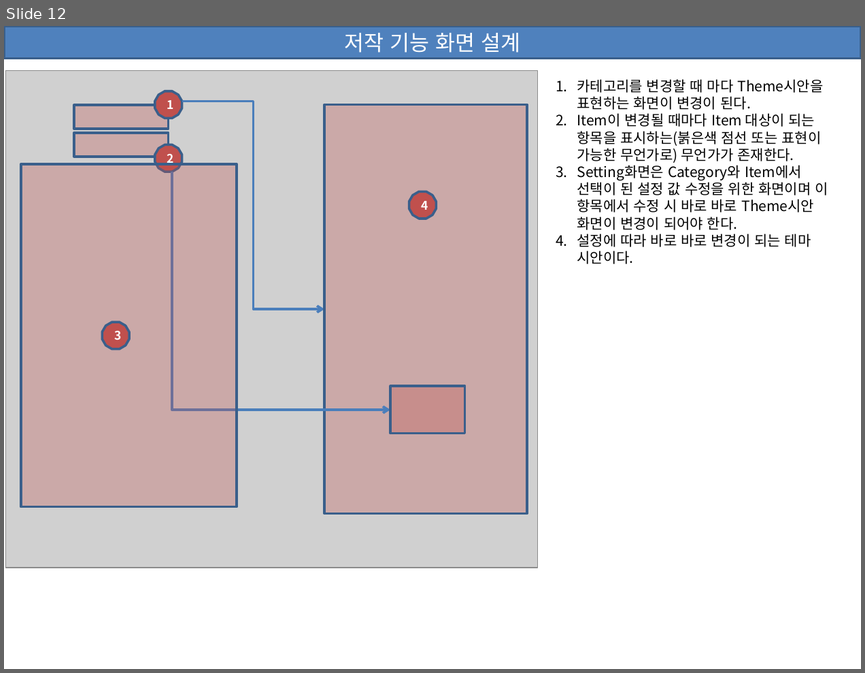
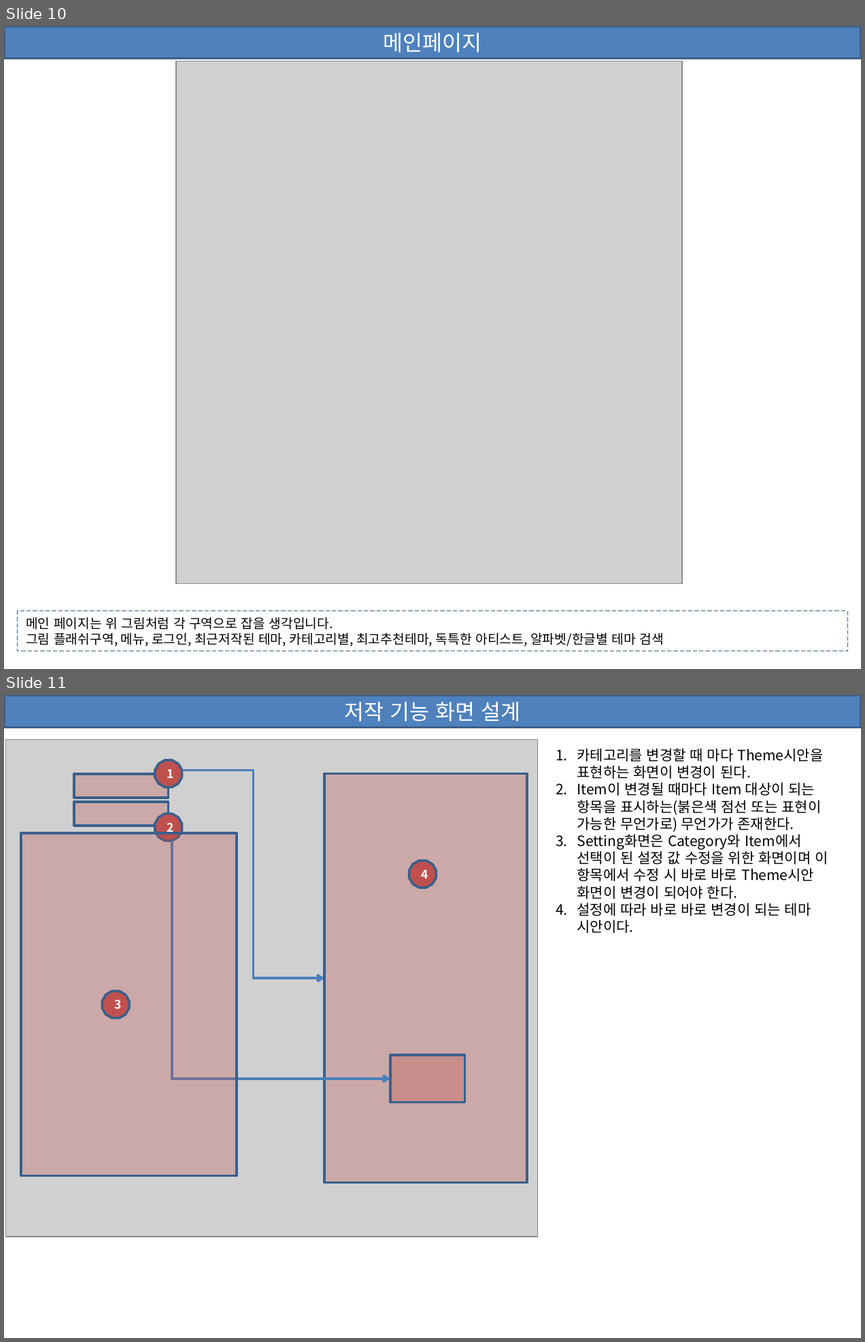
Before and after one commit to hycho/bp-kt-project, a slide deck: document/guide/화면설계서 V0.02.pptx. Shown one above the other, each under a label of ours: slide 12 before the commit, slides 10 and 11 after it. The pictures are 865x673 and 865x1342 pixels, drawn with LibreOffice and Linux fonts; fonts in the diff are those of the drawing; grey boxes stand for pictures. Boxes give left, top, right and bottom in pixels: in the first picture for what was removed or moved away, otherwise in the second. Text is boxed around its words. In the diff, an @@ line names an element or a change of style, - is before the commit and + after.

```diff
--- a/document/guide/화면설계서 V0.02.pptx
+++ b/document/guide/화면설계서 V0.02.pptx
@@ slide 10 added at (4,26,861,669), background #FFFFFF @@
@@ rectangle added at (4,26,861,59), fill #4F81BD, outline #3A5F8C 2 pt, 18 pt, text #FFFFFF @@
+메인페이지
@@ picture added at (176,61,683,584) @@
@@ rectangle added at (18,610,848,651), outline #3A5F8C 0.75 pt dashed, 11 pt, text #000000 @@
+메인 페이지는 위 그림처럼 각 구역으로 잡을 생각입니다.
+그림 플래쉬구역, 메뉴, 로그인, 최근저작된 테마, 카테고리별, 최고추천테마, 독특한 아티스트, 알파벳/한글별 테마 검색
@@ what was slide 12 is now slide 11 @@
```
Also in this commit, not shown: 2 slides removed.
